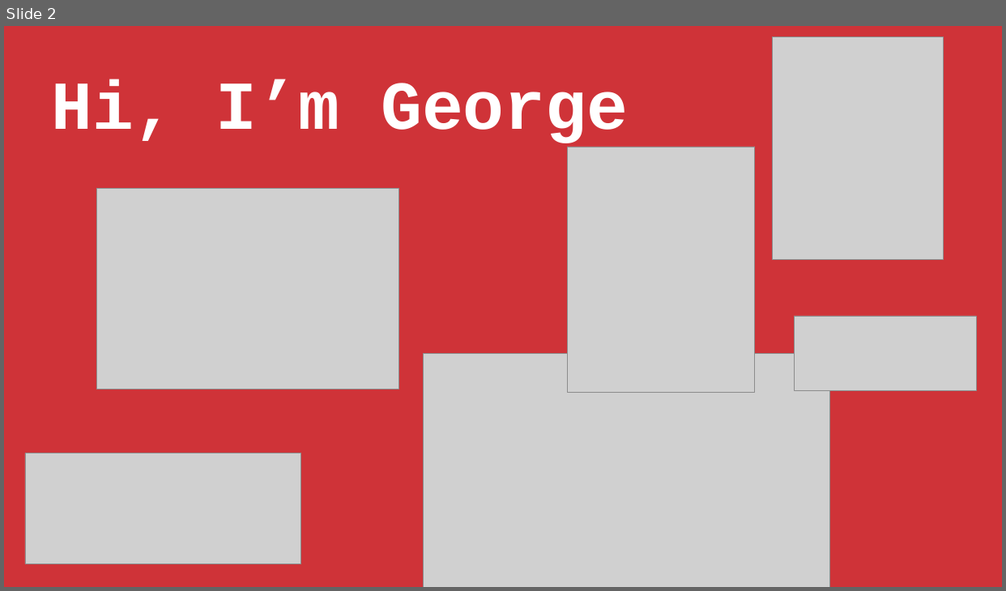
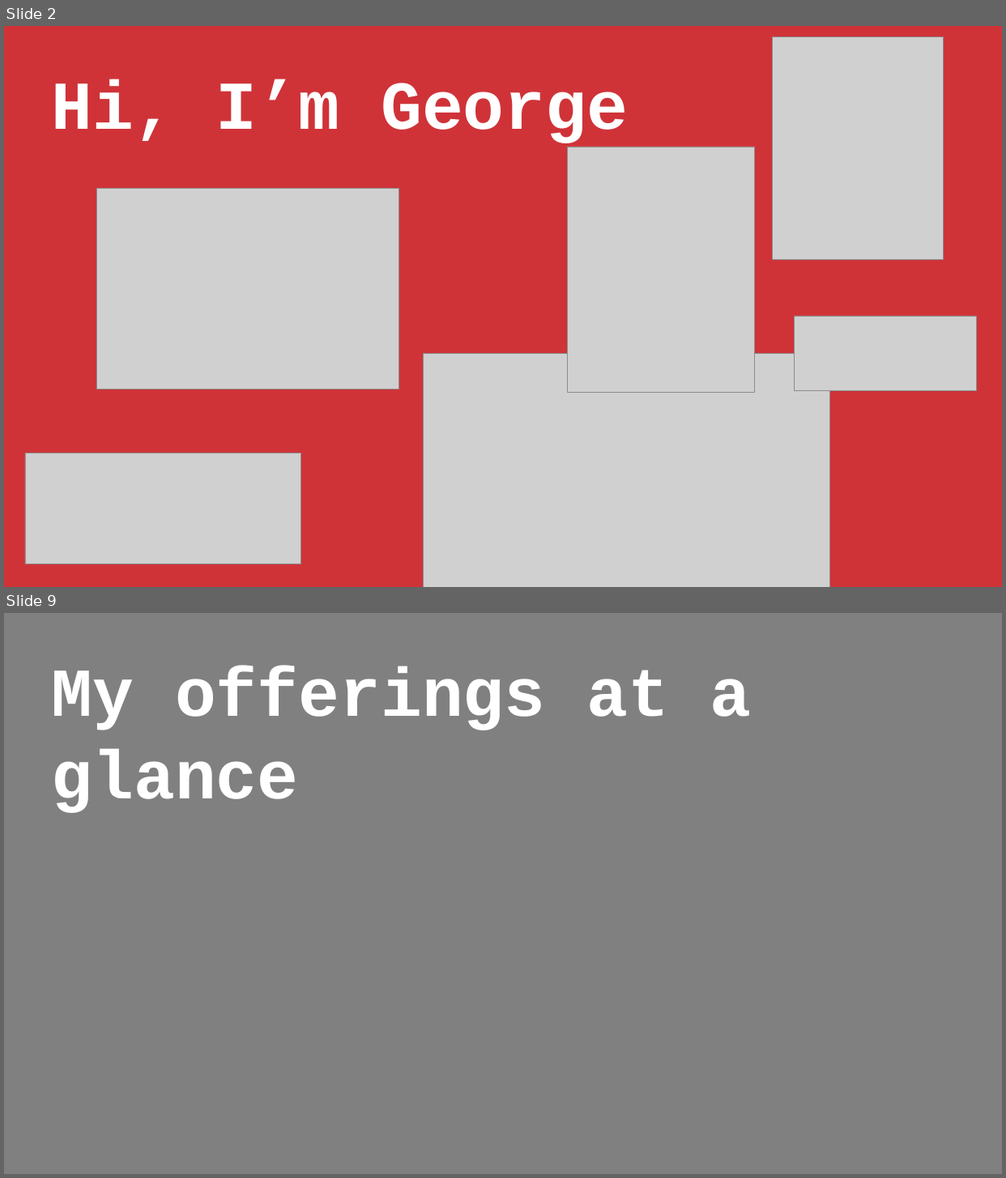
Before and after one commit to stringfestdata/modern-excel-demo-day, a slide deck: modern-excel-demo-day.pptx. Shown one above the other, each under a label of ours: slide 2 before the commit, slides 2 and 9 after it; the slides between them are not shown. The pictures are 1006x591 and 1006x1178 pixels, drawn with LibreOffice and Linux fonts; fonts in the diff are those of the drawing; grey boxes stand for pictures. Boxes give left, top, right and bottom in pixels: in the first picture for what was removed or moved away, otherwise in the second. Text is boxed around its words. In the diff, an @@ line names an element or a change of style, - is before the commit and + after.

```diff
--- a/modern-excel-demo-day.pptx
+++ b/modern-excel-demo-day.pptx
@@ slide 9 added at (x1=4, y1=613, x2=1002, y2=1174), background #F2F2F2 @@
@@ rectangle added at (x1=4, y1=613, x2=1002, y2=1174), fill #808080 @@
@@ text added at (x1=52, y1=666, x2=752, y2=813), 99 pt, text #FFFFFF, bold @@
+My offerings at a glance
```
Also in this commit, not shown: 1 slide changed, 18 other slides added, 5 slides removed, 1 other file.
